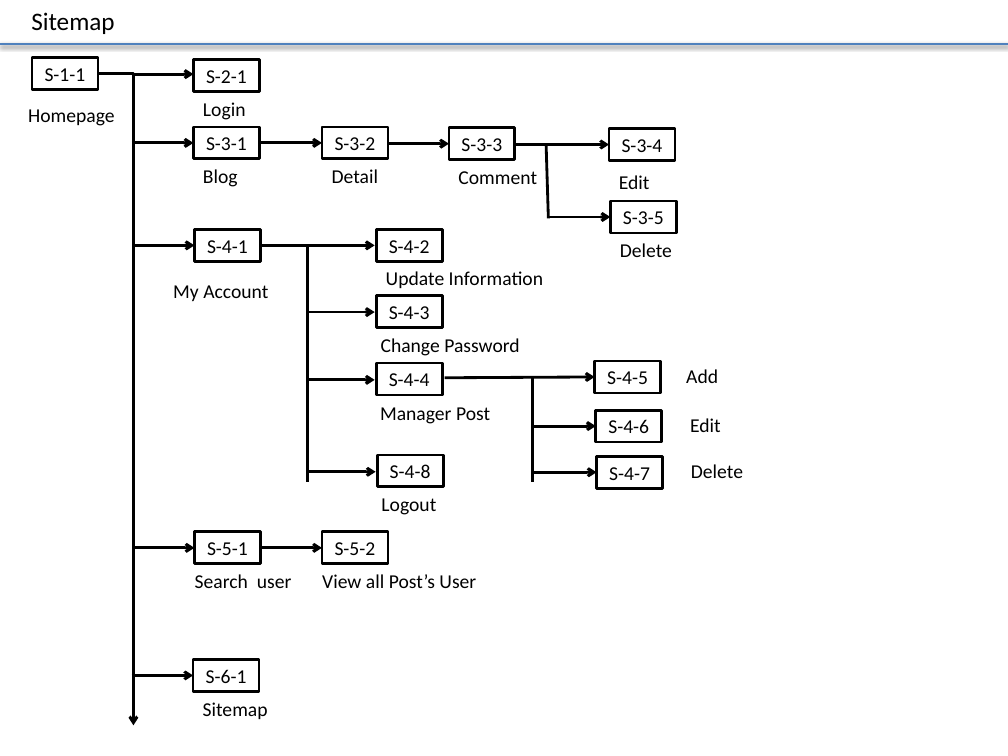
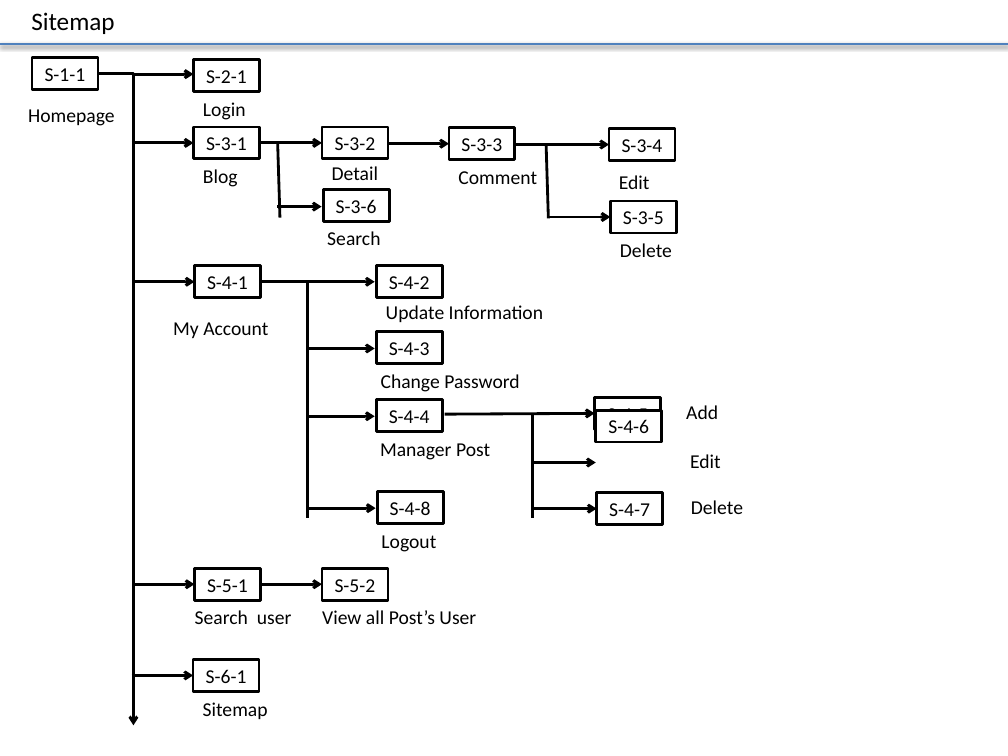
Before and after one commit to truong-vu-mulodo/mini-blog, a slide deck: slide 2 of php/tam-v.anh/doc/detail_design/frontend/wireframe/MiniBlog_Wireframe_Ver_0.1.0.pptx. Drawn at 1008x756 pixels with LibreOffice and Linux fonts; fonts in the diff are those of the drawing. Boxes give left, top, right and bottom in pixels: in the first picture for what was removed or moved away, otherwise in the second. Text is boxed around its words. In the diff, an @@ line names an element or a change of style, - is before the commit and + after.

Commit message:
Update Homepage and search Post

```diff
--- a/php/tam-v.anh/doc/detail_design/frontend/wireframe/MiniBlog_Wireframe_Ver_0.1.0.pptx
+++ b/php/tam-v.anh/doc/detail_design/frontend/wireframe/MiniBlog_Wireframe_Ver_0.1.0.pptx
@@ line added from (277, 144) to (280, 218), #000000 2 pt @@
@@ arrow added from (277, 207) to (322, 207), #000000 2 pt @@
@@ rectangle added at (x1=324, y1=190, x2=389, y2=222), fill #FFFFFF, outline #000000 2 pt, 14 pt, text #000000 @@
+S-3-6
@@ text added at (x1=327, y1=231, x2=380, y2=245), 14 pt, text #000000 @@
+Search
@@ 10 texts, 10 arrows, 9 rectangles, 2 lines moved together from (x1=133, y1=230, x2=743, y2=588) to (x1=133, y1=266, x2=743, y2=624) @@
```
Also in this commit, not shown: 2 other slides changed, 1 slide added.
